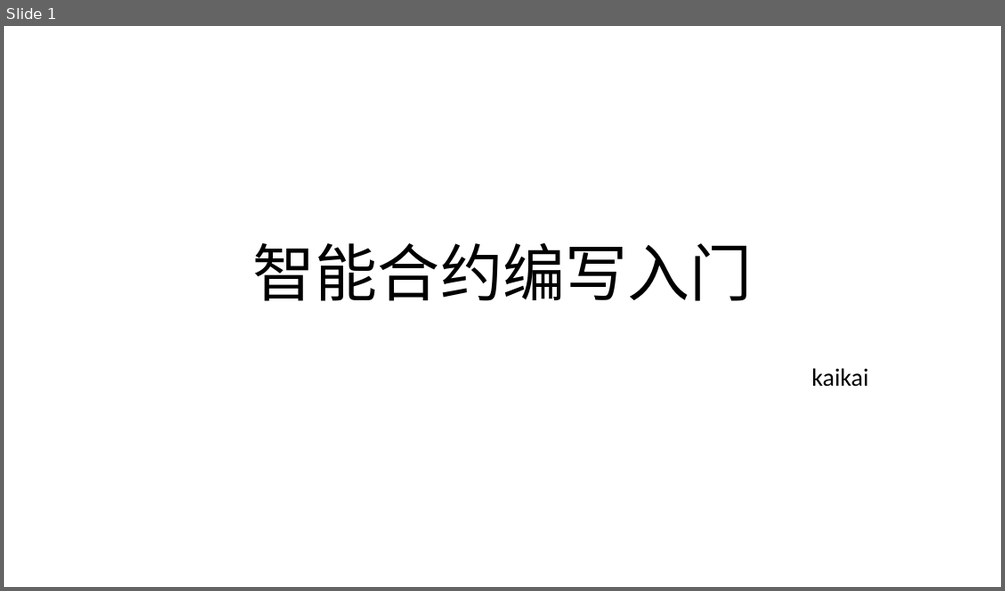
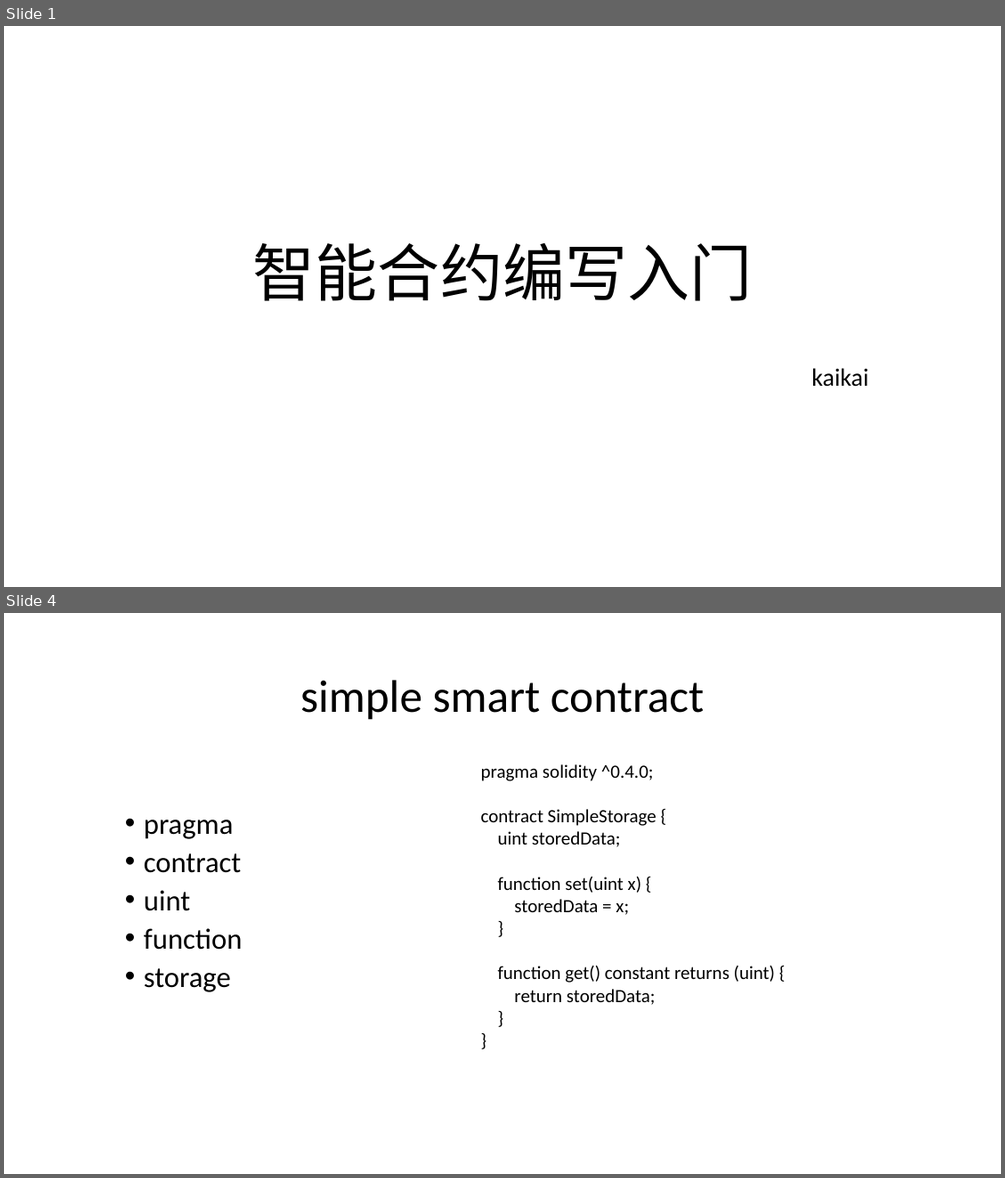
Before and after one commit to kaikai1024/ethereum-me, a slide deck: 智能合约编写入门.pptx. Shown one above the other, each under a label of ours: slide 1 before the commit, slides 1 and 4 after it; the slides between them are not shown. The pictures are 1005x591 and 1005x1178 pixels, drawn with LibreOffice and Linux fonts; fonts in the diff are those of the drawing. Boxes give left, top, right and bottom in pixels: in the first picture for what was removed or moved away, otherwise in the second. Text is boxed around its words. In the diff, an @@ line names an element or a change of style, - is before the commit and + after.

Commit message:
go

```diff
--- a/智能合约编写入门.pptx
+++ b/智能合约编写入门.pptx
@@ slide 4 added at [4,613,1001,1174], background #FFFFFF @@
@@ title added at [300,680,704,720], 44 pt, text #000000 @@
+simple smart contract
@@ text added at [481,764,775,1005], 18 pt, text #000000 @@
+pragma solidity ^0.4.0;
+contract SimpleStorage {
+uint storedData;
+function set(uint x) {
+storedData = x;
+}
+function get() constant returns (uint) {
+return storedData;
+}
+}
@@ text added at [144,819,243,992], 28 pt, text #000000 @@
+• pragma
+• contract
+• uint
+• function
+• storage
```
Also in this commit, not shown: 2 other slides added, 1 slide removed.
